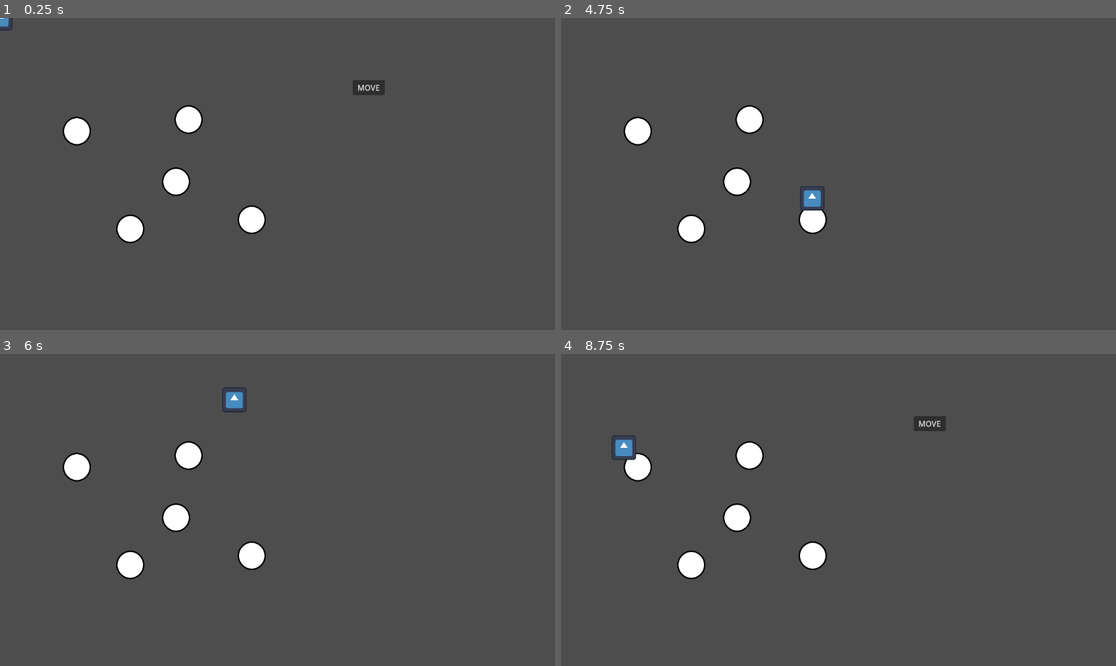
Above: before the commit, frames 1-4 (two rows, left to right).
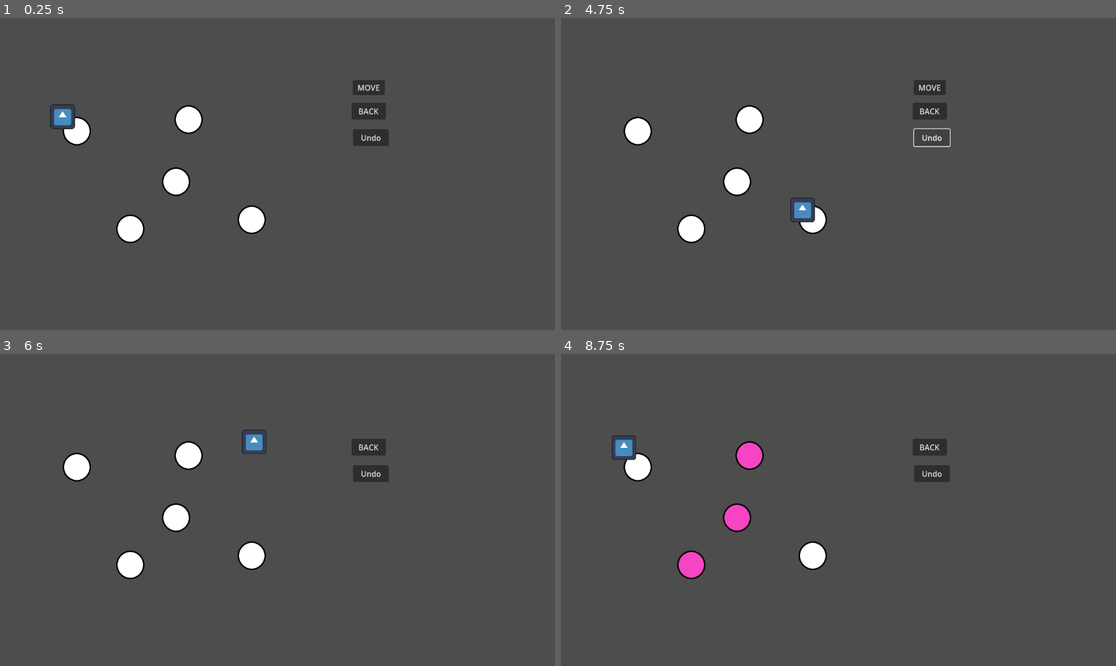
Above: after the commit, the same moments.

Repository: hfxbse/mparty
Game: Godot game, scene res://main/main.tscn
Same seed, same stepped clock (60 frames per second), same inputs: the game is played once before the commit and once after it. The engine's default icon, where the game draws it, is replaced by a stand-in: a white triangle on a blue panel in a dark square.
Inputs (mouse positions are in pixels of both pictures, inside the frame that each line leads up to):
- Up to frame 1 (0.25 s): no input
- Up to frame 2 (4.75 s): click "MOVE" at 0.5 s; click (927, 111) at 1.25 s, where only the run after the commit has a clickable "BACK"; click (932, 136) at 2 s, where only the run after the commit has a clickable "Undo"; click (749, 120) at 2.75 s; click (932, 136) at 3.5 s, where only the run after the commit has a clickable "Undo"; click (932, 136) at 4.25 s, where only the run after the commit has a clickable "Undo"
- Up to frame 3 (6 s): click (366, 422) at 5 s, where only the run after the commit has a clickable "MOVE"
- Up to frame 4 (8.75 s): no input

The runs differ from the first frame. In frame 1, 1.0% of the frame differs, in the area x 0-71%, y 0-41%; in frame 2, 1.1%; in frame 3, 1.1%; in frame 4, 1.8%, in the area x 21-71%, y 20-72%.

Commit message:
Implement undoing moves and moving backwards
PR #19

Diff:
--- a/main/main.gd
+++ b/main/main.gd
@@ -2,7 +2,7 @@
 
 @onready var player = $Player
 @onready var map = $Map
-@onready var button = $Button
+@onready var MoveButton = $MoveButton
 
 
 func _init():
@@ -11,12 +11,26 @@
 	print(question_handler.get_next_question(Question.Difficulty.EASY).question)
 	print(question_handler.get_random_question(Question.Difficulty.EASY).question)
 
+
 func _ready():
-	player.currentLocation = map.start
+	var start = map.start
+	player.current_location = start
+	player.global_position = start.global_position
+	player.traversed_fields = [start]
+
 
 func _on_button_pressed():
-	button.hide()
-	map.move(player, 3)
+	MoveButton.hide()
+	player.move(2)
 
-func _on_map_turn_ended():
-	button.show()
+
+func _on_player_turn_ended():
+	MoveButton.show()
+
+
+func _on_back_button_pressed():
+	player.move_backwards(1)
+
+
+func _on_undo_button_pressed():
+	player.undo_last_move()
--- a/main/main.tscn
+++ b/main/main.tscn
@@ -12,12 +12,29 @@
 
 [node name="Player" parent="." instance=ExtResource("3_kj1dm")]
 
-[node name="Button" type="Button" parent="."]
+[node name="MoveButton" type="Button" parent="."]
 offset_left = 732.0
 offset_top = 129.0
 offset_right = 799.0
 offset_bottom = 160.0
 text = "MOVE"
 
-[connection signal="turn_ended" from="Map" to="." method="_on_map_turn_ended"]
-[connection signal="pressed" from="Button" to="." method="_on_button_pressed"]
+[node name="BackButton" type="Button" parent="."]
+offset_left = 730.0
+offset_top = 176.0
+offset_right = 801.0
+offset_bottom = 211.0
+text = "BACK"
+
+[node name="UndoButton" type="Button" parent="."]
+offset_left = 733.0
+offset_top = 231.0
+offset_right = 807.0
+offset_bottom = 266.0
+text = "Undo"
+
+[connection signal="turn_ended" from="Player" to="." method="_on_player_turn_ended"]
+[connection signal="pressed" from="MoveButton" to="." method="_on_button_pressed"]
+[connection signal="pressed" from="BackButton" to="." method="_on_back_button_pressed"]
+[connection signal="pressed" from="UndoButton" to="." method="_on_undo_button_pressed"]
+[connection signal="pressed" from="UndoButton" to="." method="_on_reset_button_pressed"]
--- a/map/field/field.gd
+++ b/map/field/field.gd
@@ -2,7 +2,7 @@
 class_name Field extends Button
 
 signal picked
-signal step_completed
+signal step_completed(reached_field)
 const missing_path_warning = "Field needs at least one MapPath."
 
 var paths: Array[MapPath]
@@ -70,6 +70,6 @@
 func _on_pressed():
 	if !disabled: picked.emit()
 
-func _on_field_reached():
+func _on_field_reached(reached_field):
 	field_reached.disconnect(_on_field_reached)
-	step_completed.emit()
+	step_completed.emit(reached_field)
--- a/map/map.gd
+++ b/map/map.gd
@@ -1,30 +1,3 @@
 extends Node
 
-var moves = 0
-var player
-var step_completed
-
-signal turn_ended
 @onready var start = $Start
-
-
-func move(player: Player, distance: int):
-	self.player = player
-	moves = distance
-	_step()
-
-
-func _on_step_completed():
-	step_completed.disconnect(_on_step_completed)
-
-	if moves == 0:
-		turn_ended.emit()
-		return
-
-	_step()
-
-
-func _step():
-	moves -= 1
-	step_completed = player.currentLocation.move(player)
-	step_completed.connect(_on_step_completed)
--- a/map/path/path.gd
+++ b/map/path/path.gd
@@ -58,7 +58,7 @@
 
 	if follow.progress_ratio >= 0.95:
 		follow.progress_ratio = 1;
-		field_reached.emit()
+		field_reached.emit(target)
 
 		follow.remote.update_position = false
 
@@ -68,6 +68,4 @@
 	follow.remote.remote_path = player
 	follow.remote.update_position = true
 
-	get_node(player).currentLocation = target
-
 	return field_reached
--- a/player/player.gd
+++ b/player/player.gd
@@ -1,3 +1,57 @@
 class_name Player extends Node2D
 
-var currentLocation
+var moves = 0
+var step_completed
+
+var current_location
+var last_location
+var traversed_fields = []
+const TRAV_FIELDS_MAX_LENGTH = 20
+
+signal turn_ended
+
+
+func move(distance: int):
+	last_location = current_location
+	moves = distance
+	_step()
+
+
+func _step():
+	moves -= 1
+	step_completed = current_location.move(self)
+	step_completed.connect(_on_step_completed)
+
+
+func _on_step_completed(reached_field):
+	step_completed.disconnect(_on_step_completed)
+
+	current_location = reached_field
+	register_move(reached_field)
+
+	if moves == 0:
+		turn_ended.emit()
+		return
+
+	_step()
+
+
+func register_move(field):
+		traversed_fields.push_back(field)
+		if traversed_fields.size() > TRAV_FIELDS_MAX_LENGTH:
+			traversed_fields.pop_front()
+
+
+func move_backwards(n):
+	for i in n:
+		if traversed_fields.size() <= 1: break
+		current_location = traversed_fields.pop_back()
+		global_position = current_location.global_position
+
+	current_location = traversed_fields.back()
+	global_position = current_location.global_position
+
+
+func undo_last_move():
+	while current_location != last_location:
+		move_backwards(1)
